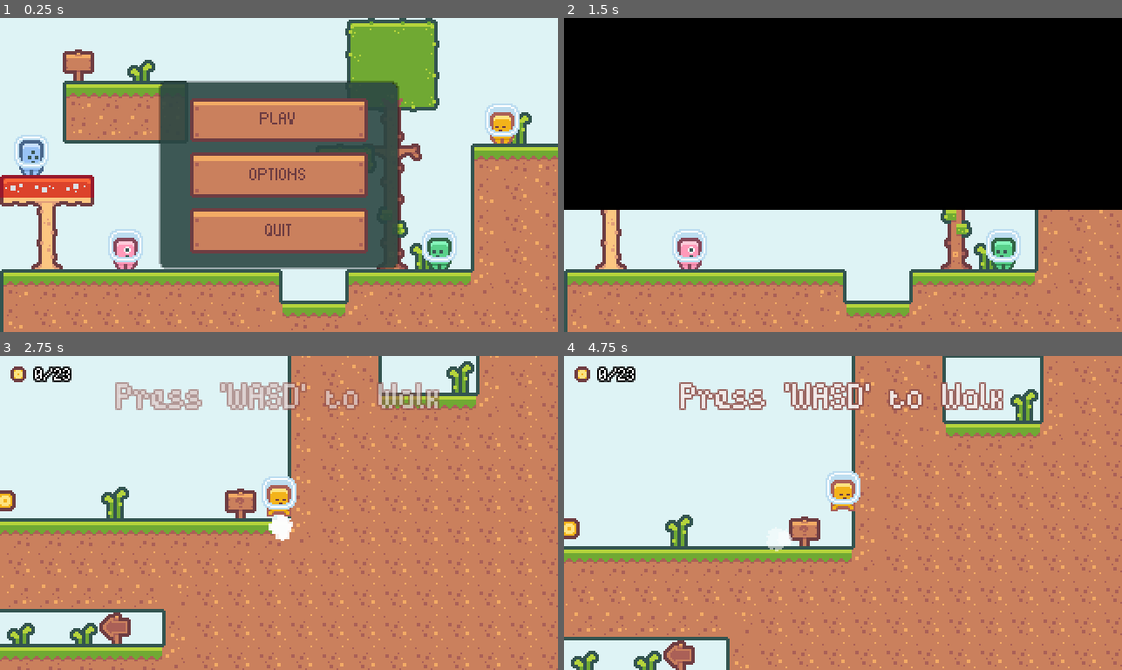
Above: before the commit, frames 1-4 (two rows, left to right).
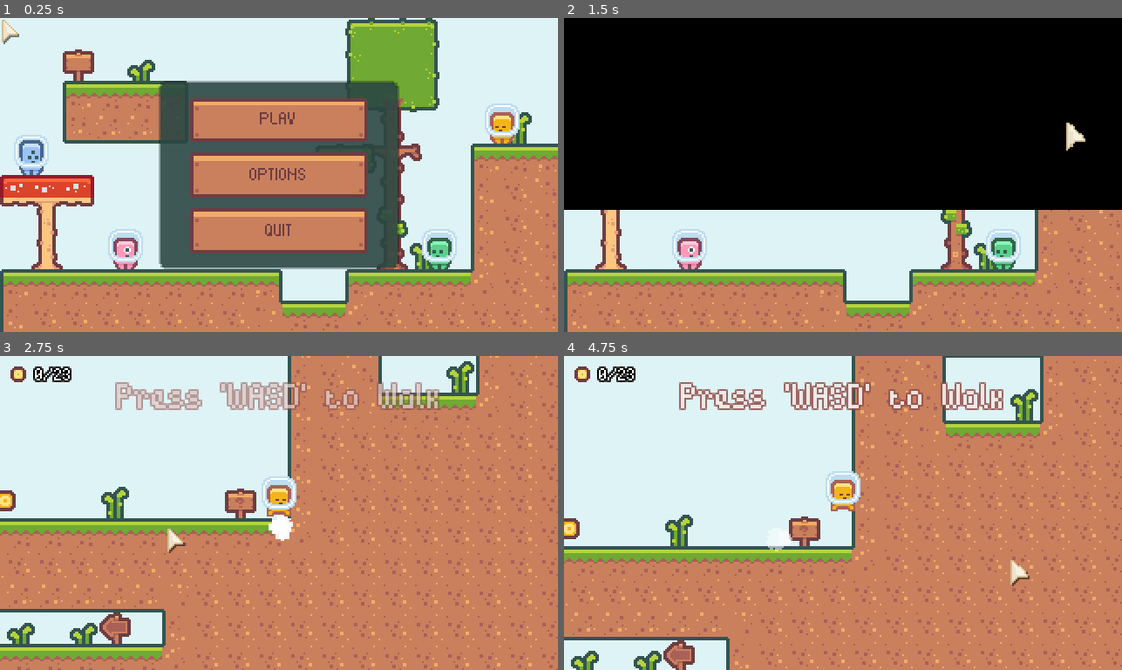
Above: after the commit, the same moments.

Repository: Yrainyw/2D-Platformer
Game: Godot game, scene res://Scenes/UI/mainMenu.tscn
Two runs of this game, one before a commit and one after it. Both use one fixed random seed, a clock stepped at 60 frames per second and the inputs below.
Inputs (mouse positions are in pixels of both pictures, inside the frame that each line leads up to):
- Up to frame 1 (0.25 s): no input
- Up to frame 2 (1.5 s): click "PLAY" at 0.5 s; tap Enter at 1.25 s; move the mouse to (1066, 121) at 1.27 s; hold D (move_right) from 1.28 s (still down); click (1066, 121) at 1.35 s
- Up to frame 3 (2.75 s): keep holding D (move_right); tap J (jump) at 1.52, 2.27 s; move the mouse to (167, 528) at 2.02 s; tap K (dash) at 2.1 s; click (167, 528) at 2.3 s
- Up to frame 4 (4.75 s): move the mouse to (898, 443) at 2.77 s; release D (move_right) at 2.78 s; hold A (move_left) 2.78-3.53 s; click (898, 443) at 2.85 s; move the mouse to (815, 575) at 3.52 s; hold D (move_right) from 3.53 s (still down); click (815, 575) at 3.6 s; tap J (jump) at 3.77, 4.52 s; move the mouse to (1010, 560) at 4.27 s; tap K (dash) at 4.35 s; click (1010, 560) at 4.55 s

The runs differ from the first frame. In frame 1, 0.1% of the frame differs, in the area x 0-4%, y 0-9%; in frame 2, 0.2%, in the area x 90-94%, y 33-43%; in frame 3, 0.1%; in frame 4, 0.2%.

Commit message:
Mouse Cursor

Diff:
--- /dev/null
+++ b/Scenes/UI/MouseCursor.tscn
@@ -0,0 +1,54 @@
+[gd_scene load_steps=7 format=2]
+
+[ext_resource path="res://Assets/UI/UIpackSheet_transparent.png" type="Texture" id=1]
+[ext_resource path="res://Scripts/MouseCursor.gd" type="Script" id=2]
+
+[sub_resource type="Animation" id=2]
+resource_name = "click"
+length = 0.2
+tracks/0/type = "value"
+tracks/0/path = NodePath("Sprite:scale")
+tracks/0/interp = 2
+tracks/0/loop_wrap = true
+tracks/0/imported = false
+tracks/0/enabled = true
+tracks/0/keys = {
+"times": PoolRealArray( 0, 0.2 ),
+"transitions": PoolRealArray( 1, 1 ),
+"update": 0,
+"values": [ Vector2( 1.5, 1.5 ), Vector2( 1, 1 ) ]
+}
+
+[sub_resource type="AtlasTexture" id=1]
+atlas = ExtResource( 1 )
+region = Rect2( 0, 576, 9, 13 )
+
+[sub_resource type="Shader" id=3]
+code = "shader_type canvas_item;
+
+void fragment() {
+	vec4 texColor = texture(TEXTURE, UV);
+	COLOR.rgba = vec4(0, 0, 0, texColor.a * .5);
+}"
+
+[sub_resource type="ShaderMaterial" id=4]
+shader = SubResource( 3 )
+
+[node name="MouseCursor" type="CanvasLayer"]
+layer = 100
+script = ExtResource( 2 )
+
+[node name="AnimationPlayer" type="AnimationPlayer" parent="."]
+anims/click = SubResource( 2 )
+
+[node name="Sprite" type="Sprite" parent="."]
+position = Vector2( 0, 1 )
+texture = SubResource( 1 )
+centered = false
+
+[node name="Sprite2" type="Sprite" parent="Sprite"]
+show_behind_parent = true
+material = SubResource( 4 )
+texture = SubResource( 1 )
+centered = false
+offset = Vector2( 1.3, 1.3 )
--- /dev/null
+++ b/Scripts/MouseCursor.gd
@@ -0,0 +1,11 @@
+extends CanvasLayer
+
+func _ready():
+	Input.set_mouse_mode(Input.MOUSE_MODE_HIDDEN)
+
+
+func _process(_delta):
+	$Sprite.global_position = $Sprite.get_global_mouse_position()
+
+	if (Input.is_action_just_pressed("click")):
+		$AnimationPlayer.play("click")
--- a/project.godot
+++ b/project.godot
@@ -21,6 +21,7 @@
 ScreenTransitionManager="*res://Scenes/UI/screenTransitionManager.tscn"
 MenuState="*res://Scripts/menuState.gd"
 PlayerData="*res://Scripts/Player/playerData.gd"
+MouseCursor="*res://Scenes/UI/MouseCursor.tscn"
 
 [display]
 
@@ -85,6 +86,11 @@
 "events": [ Object(InputEventKey,"resource_local_to_scene":false,"resource_name":"","device":0,"alt":false,"shift":false,"control":false,"meta":false,"command":false,"pressed":false,"scancode":16777217,"unicode":0,"echo":false,"script":null)
  ]
 }
+click={
+"deadzone": 0.5,
+"events": [ Object(InputEventMouseButton,"resource_local_to_scene":false,"resource_name":"","device":0,"alt":false,"shift":false,"control":false,"meta":false,"command":false,"button_mask":0,"position":Vector2( 0, 0 ),"global_position":Vector2( 0, 0 ),"factor":1.0,"button_index":1,"pressed":false,"doubleclick":false,"script":null)
+ ]
+}
 
 [layer_names]
 
Binary file added: Assets/UI/UIpackSheet_transparent.png
Not shown, added: Assets/UI/UIpackSheet_transparent.png.import
